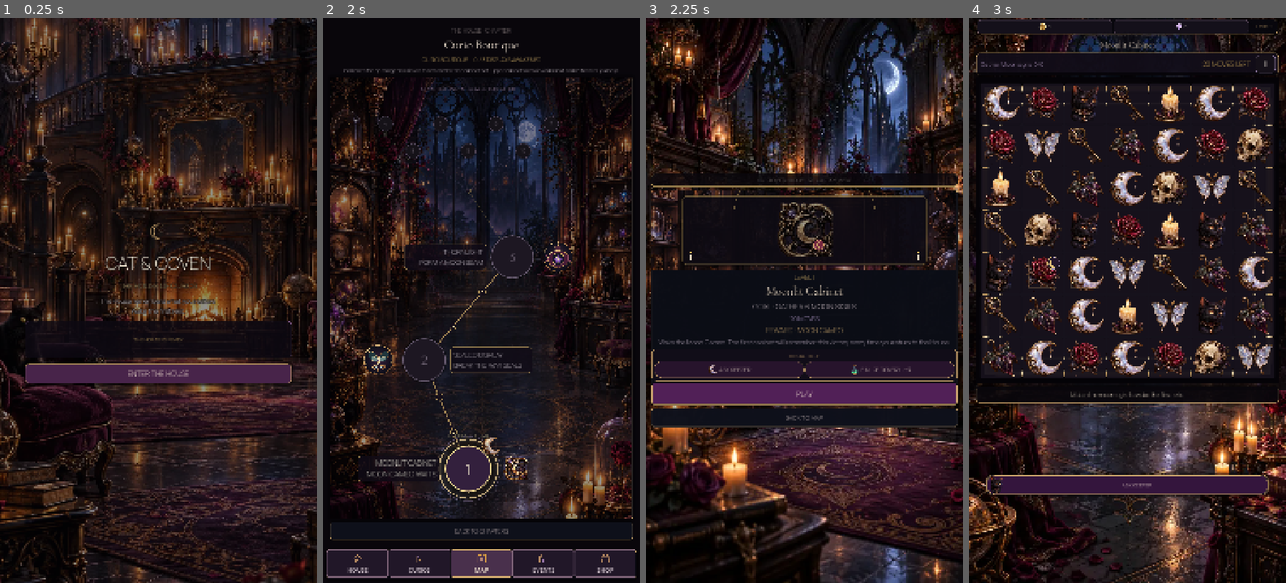
Above: before the commit, frames 1-4 (left to right).
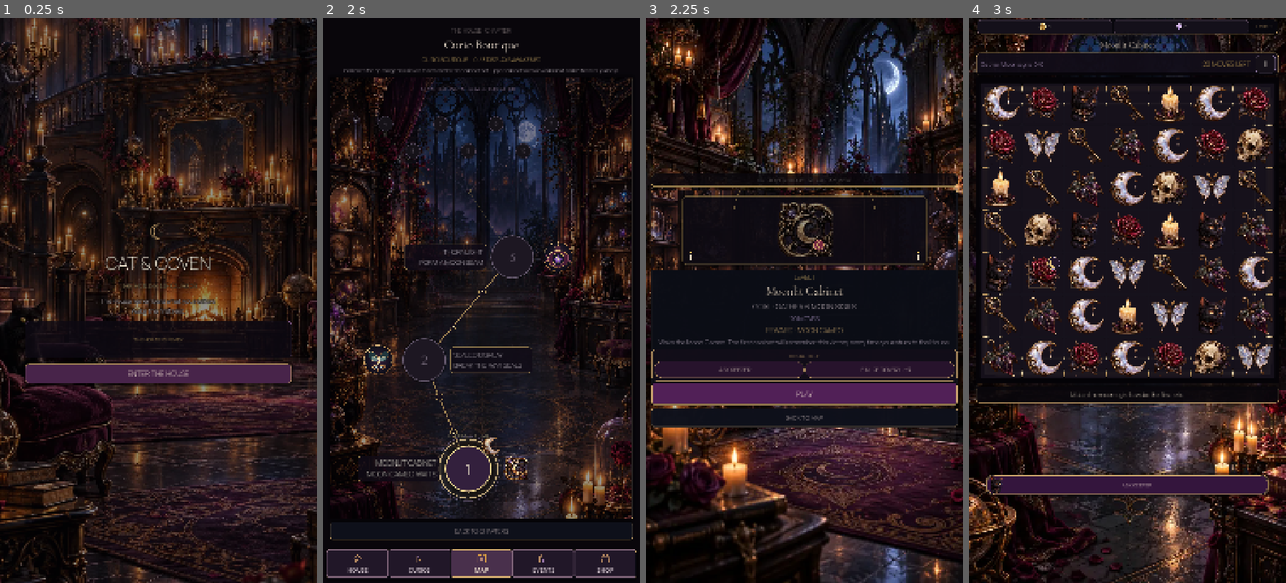
Above: after the commit, the same moments.

Repository: Jay-prodesign/akilta-match3
Game: Godot game, scene res://src/app/app_bootstrap.tscn
Same seed, same stepped clock (60 frames per second), same inputs: the game is played once before the commit and once after it.
Inputs:
- Up to frame 1 (0.25 s): no input
- Up to frame 2 (2 s): click "ENTER THE HOUSE" at 0.5 s; click "ENTER CURIO BOUTIQUE" at 1.25 s
- Up to frame 3 (2.25 s): click "1" at 2 s
- Up to frame 4 (3 s): click "PLAY" at 2.75 s

Frames 1-2 are identical in both runs. In frame 3, less than 0.1% of the frame differs, in the area x 19-68%, y 61-64%; in frame 4, nothing differs.

Commit message:
Author prestart world art ritual aids and actions

Diff:
--- a/src/ui/prestart/level_prestart.tscn
+++ b/src/ui/prestart/level_prestart.tscn
@@ -61,6 +61,46 @@
 content_margin_top = 6.0
 content_margin_bottom = 6.0
 
+[sub_resource type="StyleBoxFlat" id="StartHover"]
+bg_color = Color(0.38, 0.22, 0.36, 1)
+border_width_left = 2
+border_width_top = 2
+border_width_right = 2
+border_width_bottom = 2
+border_color = Color(0.976, 0.835, 0.552, 1)
+corner_radius_top_left = 12
+corner_radius_top_right = 12
+corner_radius_bottom_right = 12
+corner_radius_bottom_left = 12
+
+[sub_resource type="StyleBoxFlat" id="AidPanel"]
+bg_color = Color(0.071, 0.051, 0.094, 0.94)
+border_width_left = 1
+border_width_top = 1
+border_width_right = 1
+border_width_bottom = 1
+border_color = Color(0.831, 0.678, 0.439, 0.46)
+corner_radius_top_left = 12
+corner_radius_top_right = 12
+corner_radius_bottom_right = 12
+corner_radius_bottom_left = 12
+content_margin_left = 10.0
+content_margin_top = 10.0
+content_margin_right = 10.0
+content_margin_bottom = 10.0
+
+[sub_resource type="StyleBoxFlat" id="AidChip"]
+bg_color = Color(0.157, 0.078, 0.176, 0.96)
+border_width_left = 1
+border_width_top = 1
+border_width_right = 1
+border_width_bottom = 1
+border_color = Color(0.831, 0.678, 0.439, 0.44)
+corner_radius_top_left = 22
+corner_radius_top_right = 22
+corner_radius_bottom_right = 22
+corner_radius_bottom_left = 22
+
 [node name="LevelPrestart" type="Control"]
 layout_mode = 3
 anchors_preset = 15
@@ -78,6 +118,17 @@
 grow_horizontal = 2
 grow_vertical = 2
 color = Color(0.025, 0.019, 0.035, 1)
+
+[node name="NorthStarWorldBackdrop" type="TextureRect" parent="."]
+layout_mode = 1
+anchors_preset = 15
+anchor_right = 1.0
+anchor_bottom = 1.0
+grow_horizontal = 2
+grow_vertical = 2
+mouse_filter = 2
+expand_mode = 1
+stretch_mode = 6
 
 [node name="Layout" type="VBoxContainer" parent="."]
 layout_mode = 1
@@ -123,6 +174,19 @@
 mode = "prestart"
 glow_strength = 0.5
 
+[node name="LevelArtwork" type="TextureRect" parent="Layout/Card/Content/RitualArt"]
+layout_mode = 1
+anchors_preset = 15
+anchor_right = 1.0
+anchor_bottom = 1.0
+grow_horizontal = 2
+grow_vertical = 2
+mouse_filter = 2
+show_behind_parent = true
+expand_mode = 1
+stretch_mode = 6
+modulate = Color(0.88, 0.82, 0.9, 0.72)
+
 [node name="Level" type="Label" parent="Layout/Card/Content"]
 layout_mode = 2
 theme_override_colors/font_color = Color(0.851, 0.71, 0.416, 1)
@@ -168,18 +232,92 @@
 horizontal_alignment = 1
 autowrap_mode = 2
 
+[node name="RitualAids" type="PanelContainer" parent="Layout/Card/Content"]
+custom_minimum_size = Vector2(0, 102)
+layout_mode = 2
+theme_override_styles/panel = SubResource("AidPanel")
+
+[node name="Column" type="VBoxContainer" parent="Layout/Card/Content/RitualAids"]
+layout_mode = 2
+theme_override_constants/separation = 5
+
+[node name="RitualAidsHeading" type="Label" parent="Layout/Card/Content/RitualAids/Column"]
+layout_mode = 2
+theme_override_colors/font_color = Color(0.831, 0.678, 0.439, 1)
+theme_override_font_sizes/font_size = 18
+text = "RITUAL HELP"
+horizontal_alignment = 1
+
+[node name="AidRow" type="HBoxContainer" parent="Layout/Card/Content/RitualAids/Column"]
+layout_mode = 2
+theme_override_constants/separation = 6
+
+[node name="KeeperChip" type="PanelContainer" parent="Layout/Card/Content/RitualAids/Column/AidRow"]
+custom_minimum_size = Vector2(0, 56)
+layout_mode = 2
+size_flags_horizontal = 3
+theme_override_styles/panel = SubResource("AidChip")
+
+[node name="Content" type="HBoxContainer" parent="Layout/Card/Content/RitualAids/Column/AidRow/KeeperChip"]
+layout_mode = 2
+theme_override_constants/separation = 4
+alignment = 1
+
+[node name="Art" type="TextureRect" parent="Layout/Card/Content/RitualAids/Column/AidRow/KeeperChip/Content"]
+custom_minimum_size = Vector2(36, 36)
+layout_mode = 2
+mouse_filter = 2
+expand_mode = 1
+stretch_mode = 5
+
+[node name="Caption" type="Label" parent="Layout/Card/Content/RitualAids/Column/AidRow/KeeperChip/Content"]
+layout_mode = 2
+theme_override_colors/font_color = Color(0.96, 0.9, 0.83, 1)
+theme_override_font_sizes/font_size = 20
+text = "ASK KEEPER"
+
+[node name="RecoveryChip" type="PanelContainer" parent="Layout/Card/Content/RitualAids/Column/AidRow"]
+custom_minimum_size = Vector2(0, 56)
+layout_mode = 2
+size_flags_horizontal = 3
+theme_override_styles/panel = SubResource("AidChip")
+
+[node name="Content" type="HBoxContainer" parent="Layout/Card/Content/RitualAids/Column/AidRow/RecoveryChip"]
+layout_mode = 2
+theme_override_constants/separation = 4
+alignment = 1
+
+[node name="Art" type="TextureRect" parent="Layout/Card/Content/RitualAids/Column/AidRow/RecoveryChip/Content"]
+custom_minimum_size = Vector2(36, 36)
+layout_mode = 2
+mouse_filter = 2
+expand_mode = 1
+stretch_mode = 5
+
+[node name="Caption" type="Label" parent="Layout/Card/Content/RitualAids/Column/AidRow/RecoveryChip/Content"]
+layout_mode = 2
+theme_override_colors/font_color = Color(0.96, 0.9, 0.83, 1)
+theme_override_font_sizes/font_size = 20
+text = "FAIL RECOVERY · +3"
+
 [node name="Start" type="Button" parent="Layout/Card/Content"]
 custom_minimum_size = Vector2(0, 72)
 layout_mode = 2
 theme_override_colors/font_color = Color(0.988, 0.933, 0.831, 1)
+theme_override_colors/font_hover_color = Color(0.988, 0.933, 0.831, 1)
 theme_override_font_sizes/font_size = 26
 theme_override_styles/normal = SubResource("Start")
+theme_override_styles/hover = SubResource("StartHover")
+theme_override_styles/pressed = SubResource("StartHover")
 text = "PLAY"
 
 [node name="Back" type="Button" parent="Layout"]
-custom_minimum_size = Vector2(0, 58)
+custom_minimum_size = Vector2(0, 64)
 layout_mode = 2
 theme_override_colors/font_color = Color(0.945, 0.91, 0.866, 1)
-theme_override_font_sizes/font_size = 20
+theme_override_colors/font_hover_color = Color(0.988, 0.933, 0.831, 1)
+theme_override_font_sizes/font_size = 21
 theme_override_styles/normal = SubResource("Back")
+theme_override_styles/hover = SubResource("StartHover")
+theme_override_styles/pressed = SubResource("StartHover")
 text = "BACK TO HOUSE"
Not shown: 1 places in src/ui/prestart/level_prestart.tscn that only renumber resources
